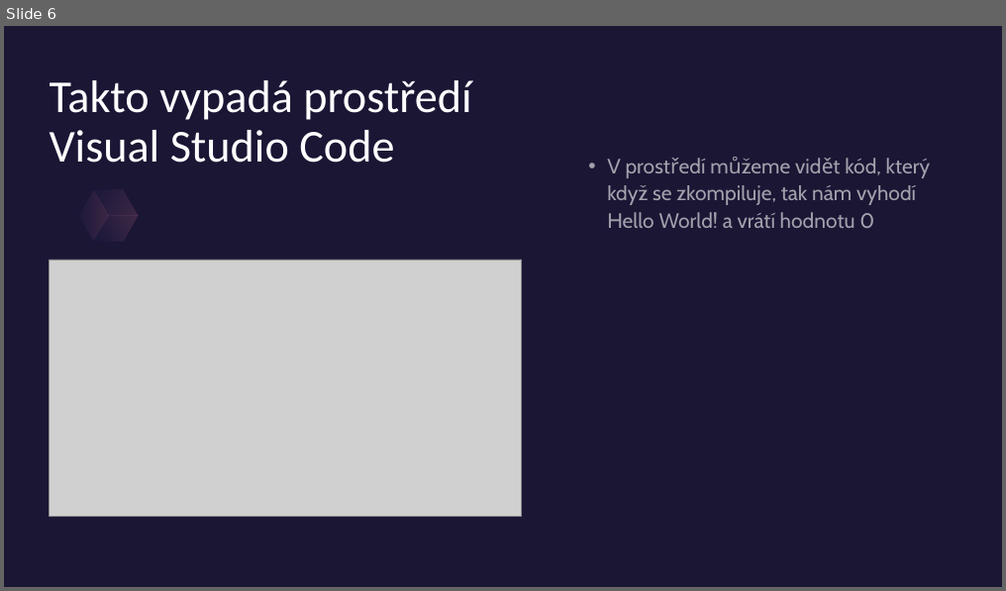
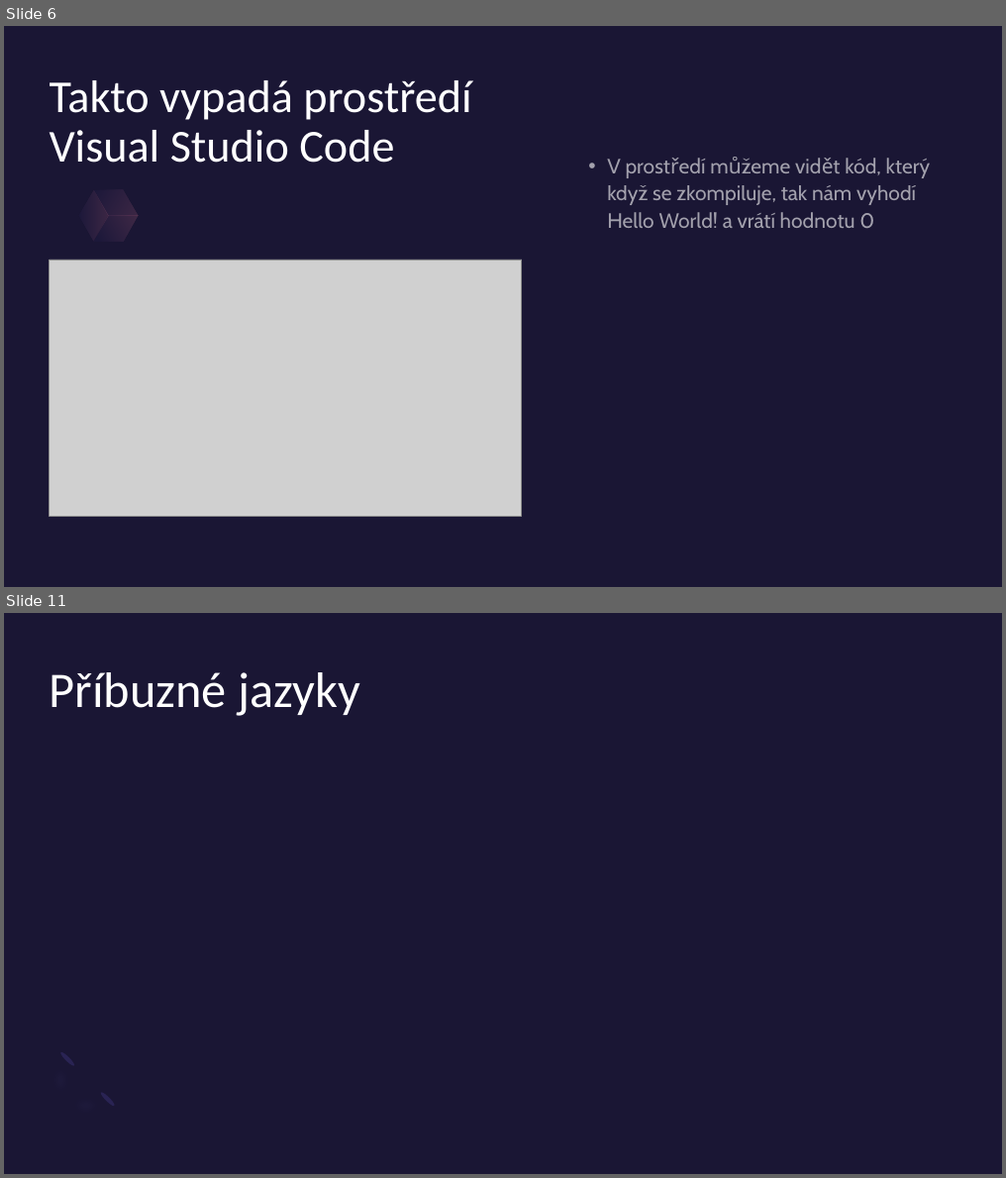
Before and after one commit to KokosHraje/C-VDAPrezentace, a slide deck: Programovací-jazyk-C.pptx. Shown one above the other, each under a label of ours: slide 6 before the commit, slides 6 and 11 after it; the slides between them are not shown. The pictures are 1006x591 and 1006x1178 pixels, drawn with LibreOffice and Linux fonts; fonts in the diff are those of the drawing; grey boxes stand for pictures. Boxes give left, top, right and bottom in pixels: in the first picture for what was removed or moved away, otherwise in the second. Text is boxed around its words. In the diff, an @@ line names an element or a change of style, - is before the commit and + after.

```diff
--- a/Programovací-jazyk-C.pptx
+++ b/Programovací-jazyk-C.pptx
@@ slide 11 added at (x1=4, y1=613, x2=1002, y2=1174), background #1A1634 @@
@@ title added at (x1=50, y1=672, x2=360, y2=716), 48 pt, text #FFFFFF @@
+Příbuzné jazyky
@@ freeform shape added at (x1=34, y1=1049, x2=118, y2=1133), fill #7266BE at 20% opacity @@
@@ ellipse added at (x1=59, y1=1051, x2=76, y2=1067), fill #292353 @@
@@ ellipse added at (x1=99, y1=1091, x2=116, y2=1108), fill #292353 @@
```
Also in this commit, not shown: 1 slide changed, 4 other slides added.
